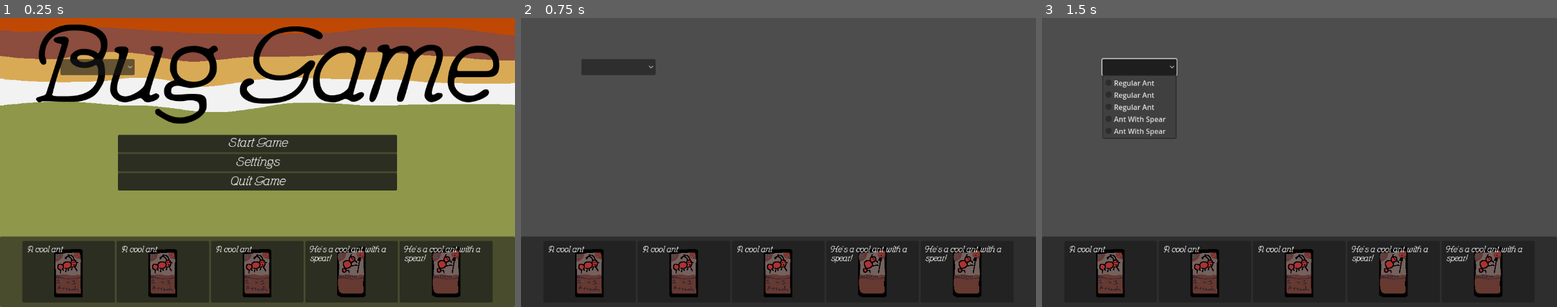
Above: before the commit, frames 1-3 (left to right).
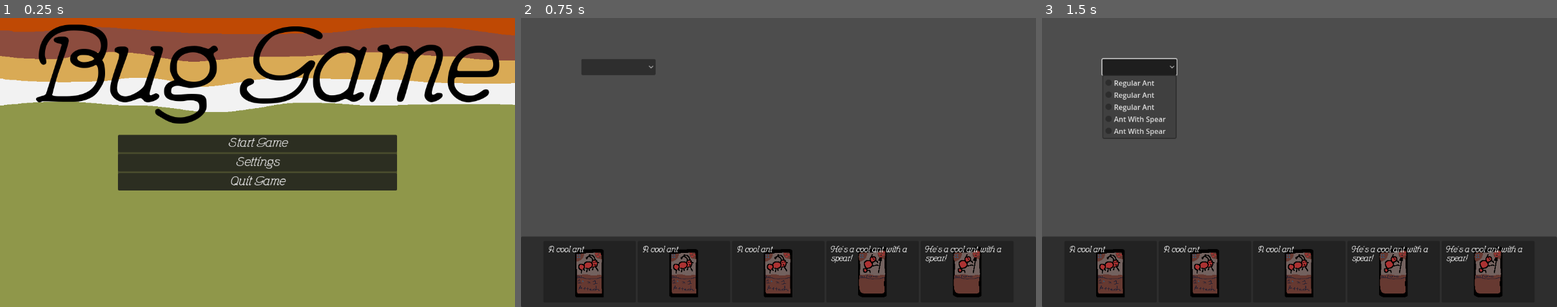
Above: after the commit, the same moments.

Repository: ccsf-cs-club/summer2024-bug-game
Game: Godot game, scene res://scenes/main.tscn
The game is run twice, just before and just after one commit, with the same random seed, the same clock (stepped at 60 frames per second) and the same inputs.
Inputs (mouse positions are in pixels of both pictures, inside the frame that each line leads up to):
- Up to frame 1 (0.25 s): no input
- Up to frame 2 (0.75 s): click "Start Game" at 0.5 s
- Up to frame 3 (1.5 s): click (1139, 67) at 1.25 s

The runs differ from the first frame. In frame 1, 25% of the frame differs, in the area x 0-100%, y 14-100%; in frame 2, nothing differs; in frame 3, nothing differs.

Commit message:
Fixed main menu rendering

Diff:
--- a/scripts/main.gd
+++ b/scripts/main.gd
@@ -8,9 +8,12 @@
 func _ready():
 	Gs.GAME_START.connect(gameStarted)
 
+func gameStarted():
+	print("Game Started!!!")
+
 	var card_list_scene = preload("res://scenes/yourCardHand.tscn")
+	card_list = card_list_scene.instantiate()
 	print("Card_list has been instantiated")
-	card_list = card_list_scene.instantiate()
 
 	# FIXME: eventually create randomized starting hand out of cards in PlayerInventory?
 	# Adds the card list child!! Make sure to hid existing one
@@ -18,9 +21,6 @@
 	card_list.add_cards(Player.cardsArray)
 	$CombatScene.setCardListSignal(card_list)
 
-func gameStarted():
-	pass
-
 
 # Called every frame. 'delta' is the elapsed time since the previous frame.
 func _process(delta):
